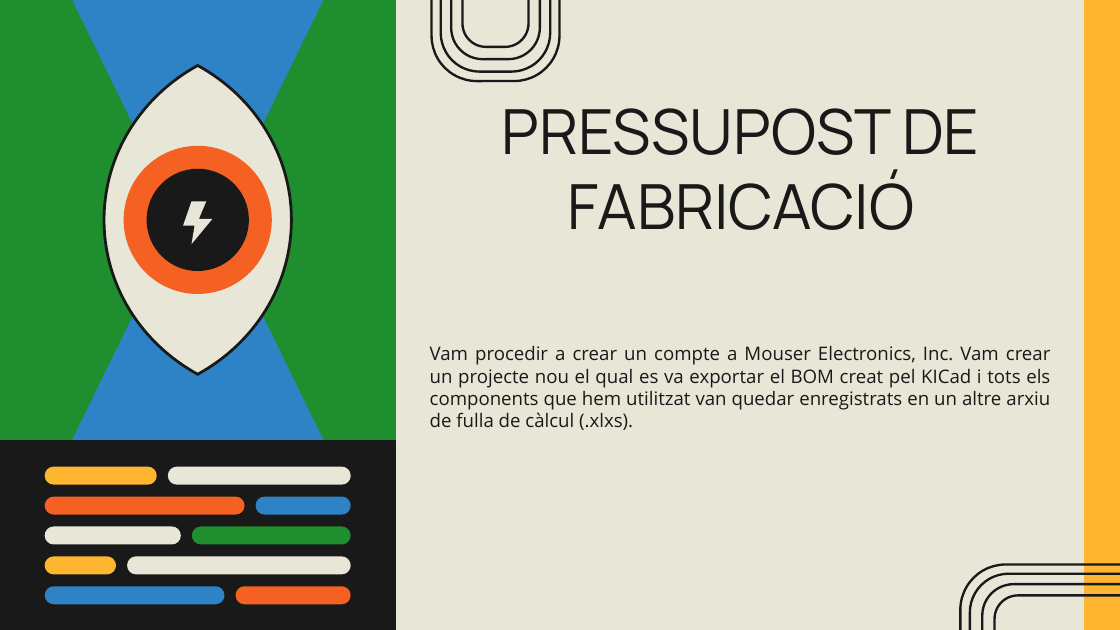
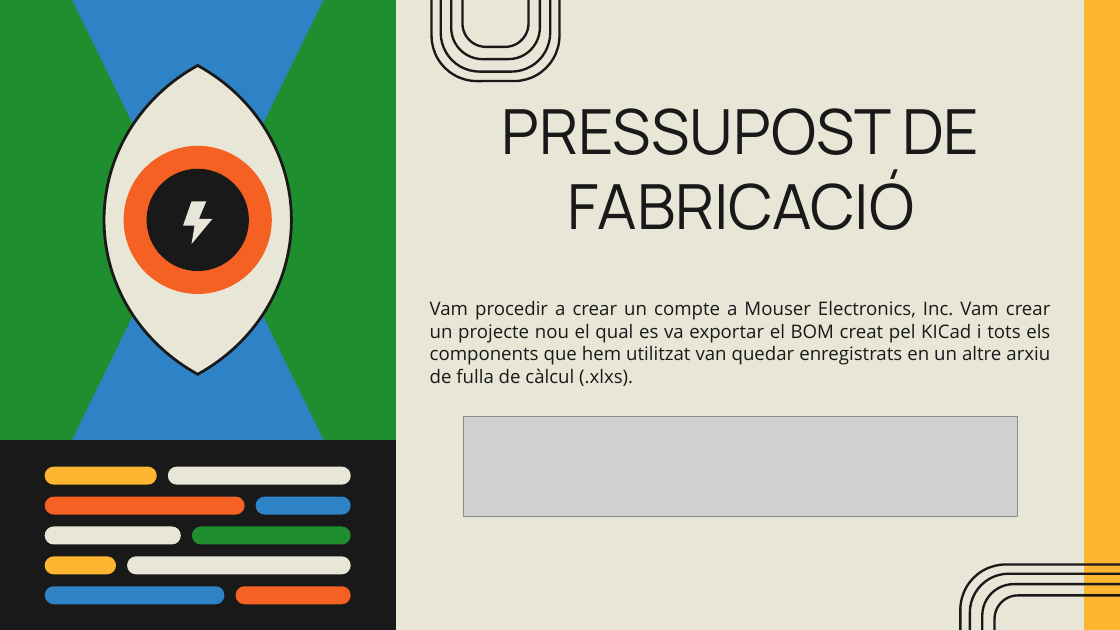
Before and after one commit to EDD2526/edd-project-grup-dijous-dj_d_seients, a slide deck: slide 28 of EINES DE DISSENY – PROJECTE VERSIÓ FINAL.pptx. Drawn at 1120x630 pixels with LibreOffice and Linux fonts; fonts in the diff are those of the drawing; grey boxes stand for pictures. Boxes give left, top, right and bottom in pixels: in the first picture for what was removed or moved away, otherwise in the second. Text is boxed around its words. In the diff, an @@ line names an element or a change of style, - is before the commit and + after.

```diff
--- a/EINES DE DISSENY – PROJECTE VERSIÓ FINAL.pptx
+++ b/EINES DE DISSENY – PROJECTE VERSIÓ FINAL.pptx
@@ subtitle "Vam procedir a crear un ...": place and size @@
-subtitle "Vam procedir a crear un ..." at bbox=[430, 346, 1051, 430]
+subtitle "Vam procedir a crear un ..." at bbox=[430, 301, 1051, 386]
@@ picture added at bbox=[464, 417, 1017, 517] @@
```
Also in this commit, not shown: 2 other slides changed, 1 other file.
